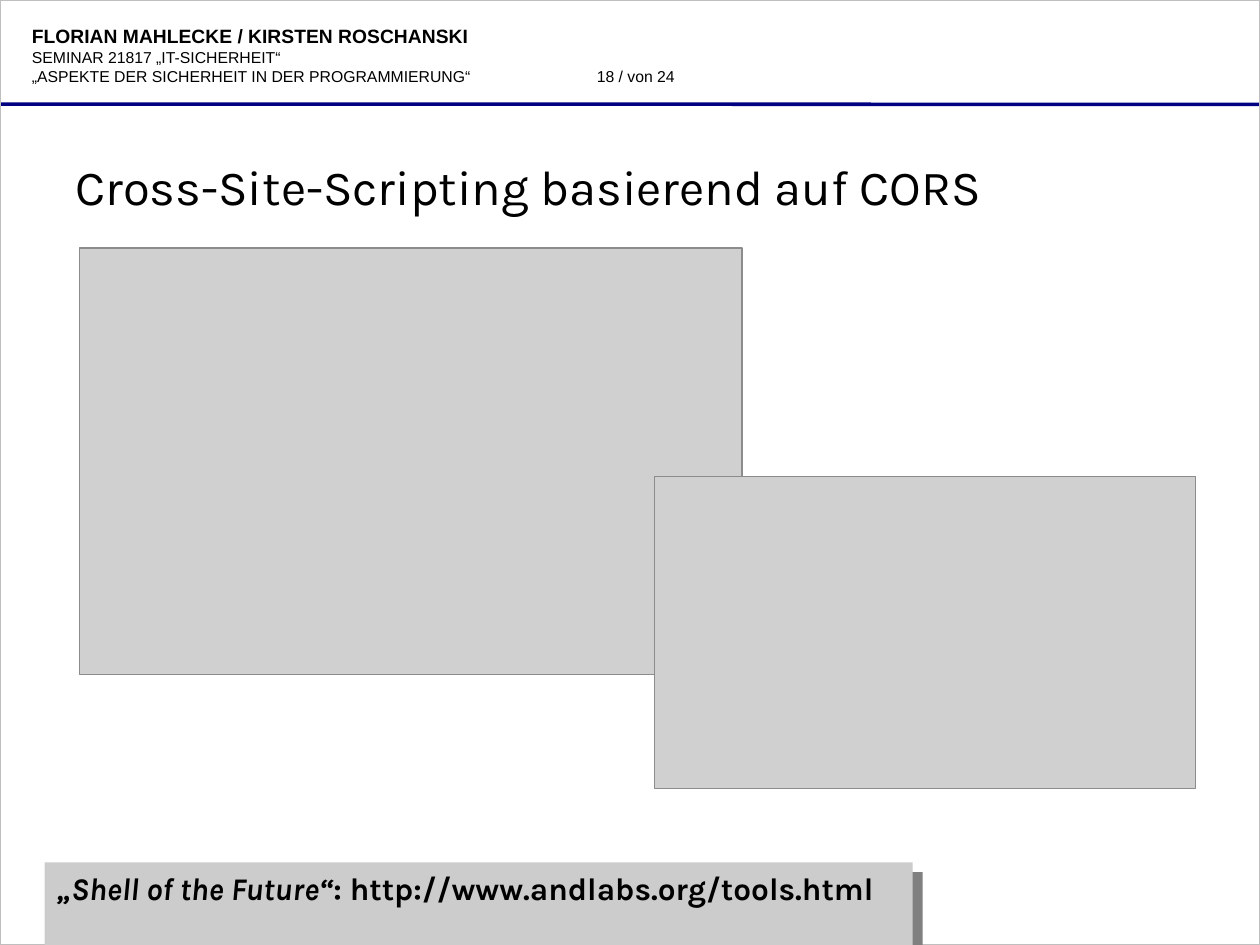
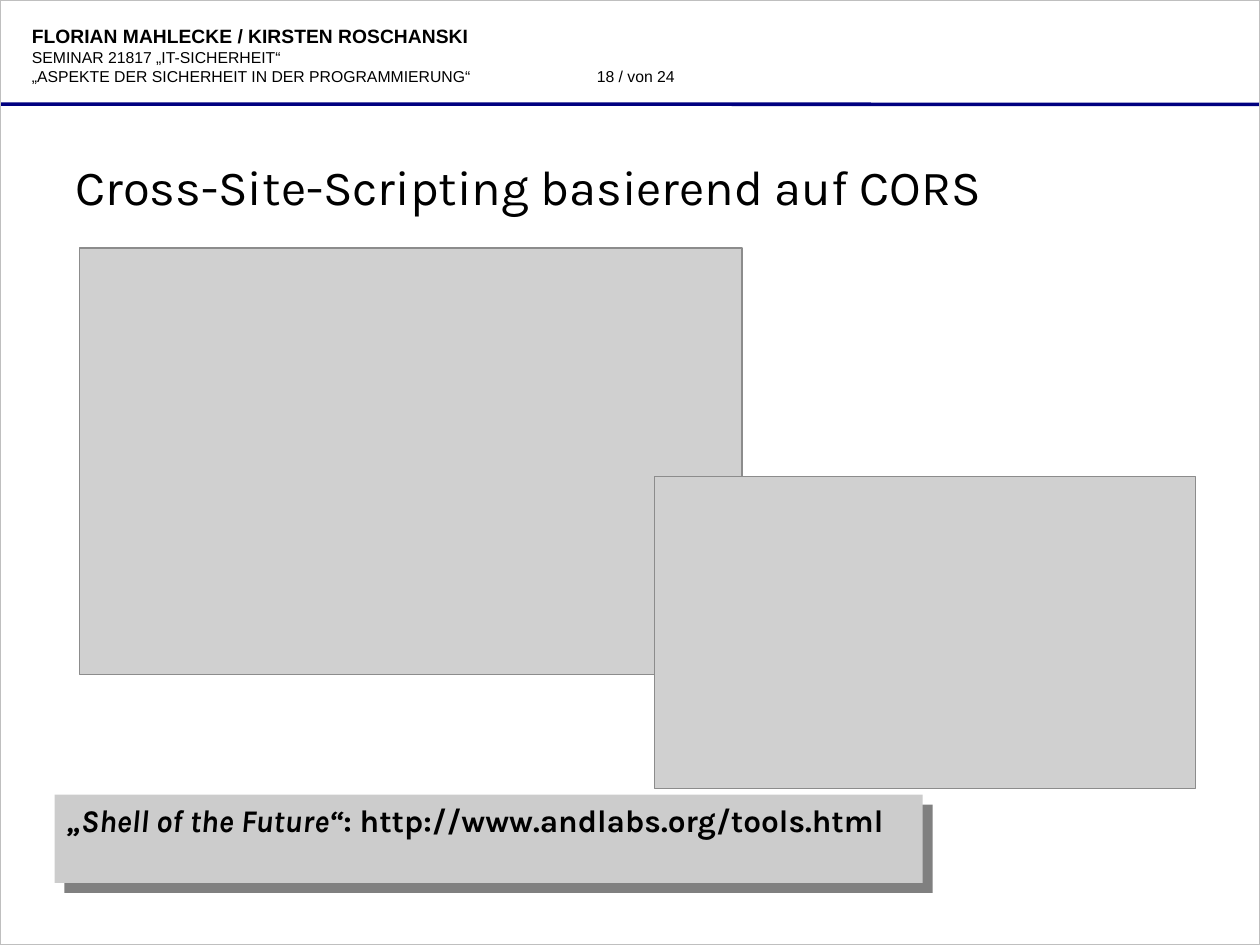
Before and after one commit to katgirl/FernUni, a slide deck: slide 18 of praesentation/21817-folien-9053522,8632014-roschanski,mahlecke-aspekte_der_sicheren_programmierung.odp. Drawn at 1260x945 pixels with LibreOffice and Linux fonts; fonts in the diff are those of the drawing; grey boxes stand for pictures; background and template pictures are left out. Boxes give left, top, right and bottom in pixels: in the first picture for what was removed or moved away, otherwise in the second. Text is boxed around its words. In the diff, an @@ line names an element or a change of style, - is before the commit and + after.

```diff
--- a/praesentation/21817-folien-9053522,8632014-roschanski,mahlecke-aspekte_der_sicheren_programmierung.odp
+++ b/praesentation/21817-folien-9053522,8632014-roschanski,mahlecke-aspekte_der_sicheren_programmierung.odp
@@ rectangle "„Shell of the Future“: http://www.andlabs.org/tools.html": place and size @@
-rectangle "„Shell of the Future“: http://www.andlabs.org/tools.html" at (44,862,912,945)
+rectangle "„Shell of the Future“: http://www.andlabs.org/tools.html" at (54,795,922,883)
```
Also in this commit, not shown: 9 other slides changed, 1 slide removed, 4 other files.
